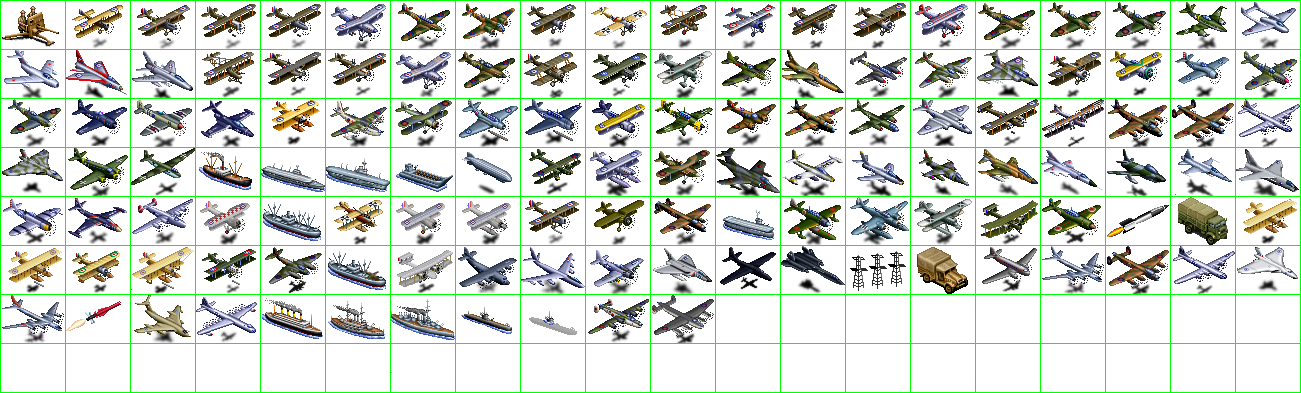
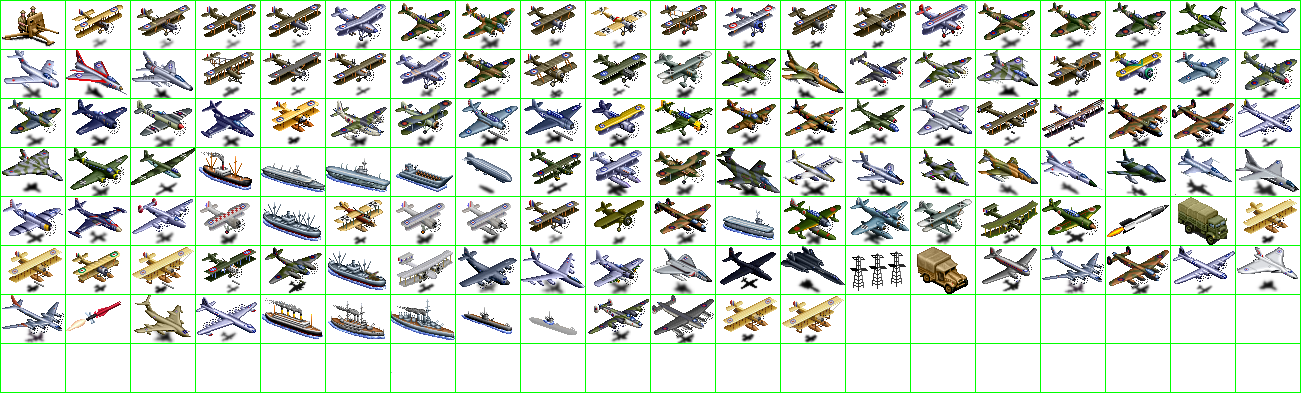
Before/after of a 1301 × 393 layered artwork. What changed in the layer stack:
painted on "units" over (131, 289, 844, 343)
